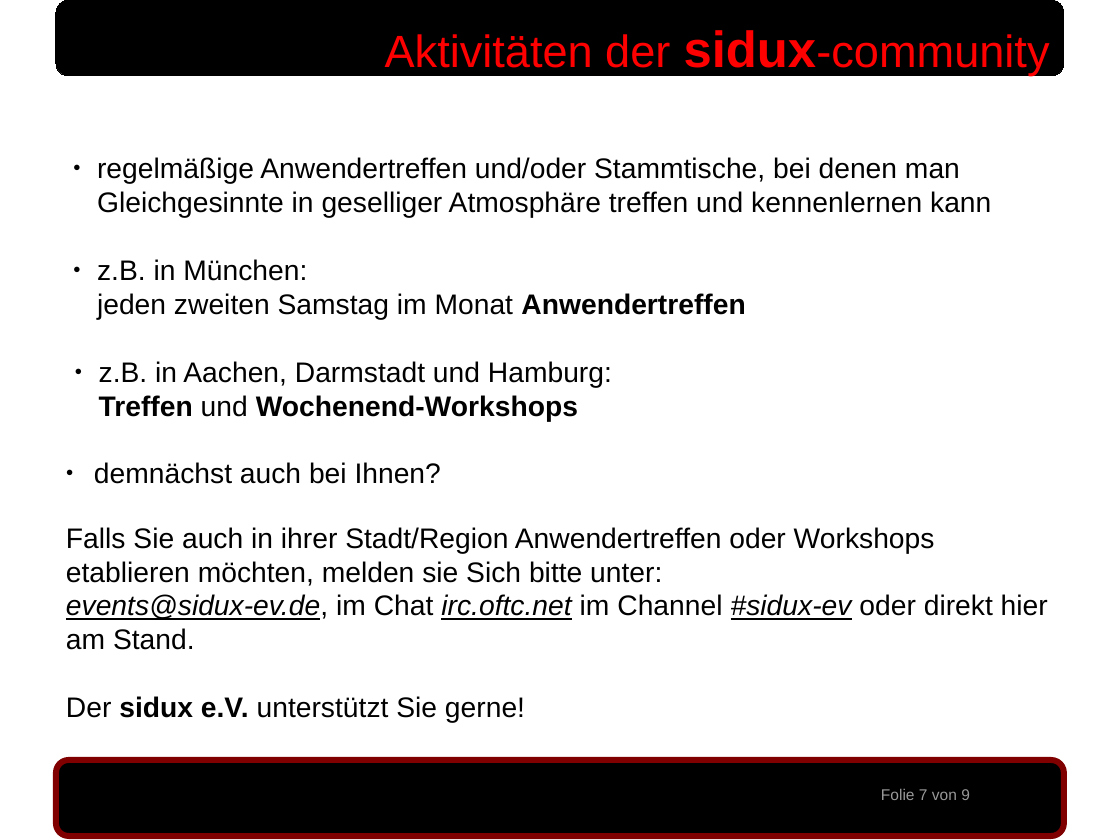
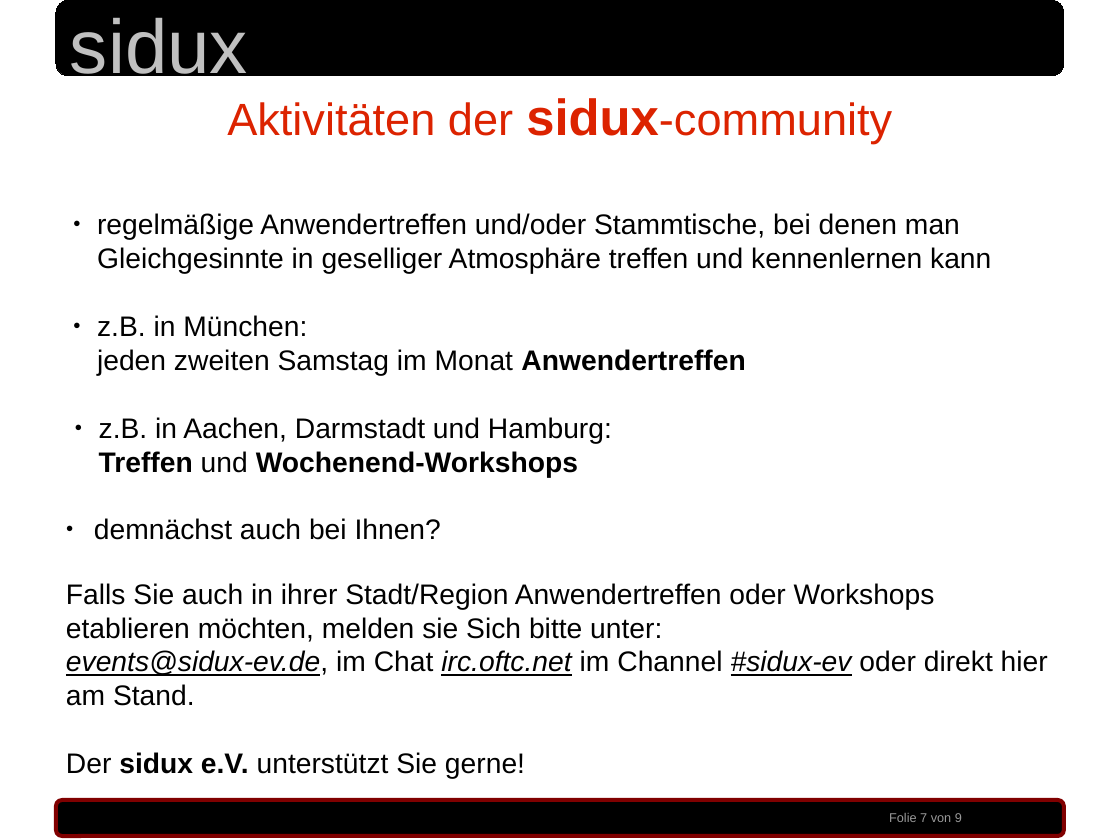
Before and after one commit to sidux-ev/praesentation, a slide deck: slide 7 of bin/sigint2010_koeln.odp. Drawn at 1120x840 pixels with LibreOffice and Linux fonts; fonts in the diff are those of the drawing; background and template pictures are left out. Boxes give left, top, right and bottom in pixels: in the first picture for what was removed or moved away, otherwise in the second. Text is boxed around its words. In the diff, an @@ line names an element or a change of style, - is before the commit and + after.

Commit message:
v0.5 odp und pdf (aenderung layout)

```diff
--- a/bin/sigint2010_koeln.odp
+++ b/bin/sigint2010_koeln.odp
@@ text added at [70,17,248,87], 54 pt, text #C0C0C0 @@
+sidux
@@ text "Aktivitäten der sidux-community": place and size @@
-text "Aktivitäten der sidux-community" at [385,30,1049,78]
+text "Aktivitäten der sidux-community" at [227,98,892,144]
@@ text "Aktivitäten der sidux-community" at [227,98,892,144]: text colour #FF0000 to #DC2300; alignment right to centre @@
@@ text "regelmäßige Anwendertreffen und/oder Stammtische, bei ...": place and size @@
-text "regelmäßige Anwendertreffen und/oder Stammtische, bei ..." at [66,157,1048,723]
+text "regelmäßige Anwendertreffen und/oder Stammtische, bei ..." at [66,213,1048,779]
@@ rounded rectangle: place and size @@
-rounded rectangle at [56,760,1064,836]
+rounded rectangle at [56,800,1064,835]
@@ rounded rectangle at [56,800,1064,835]: outline #800000 4.25 pt to #800000 2.83 pt @@
@@ text: place and size @@
-text at [881,789,970,800]
+text at [889,813,962,822]
@@ text at [889,813,962,822]: size 11 to 9 pt @@
```
Also in this commit, not shown: 8 other slides changed, 2 other files.
